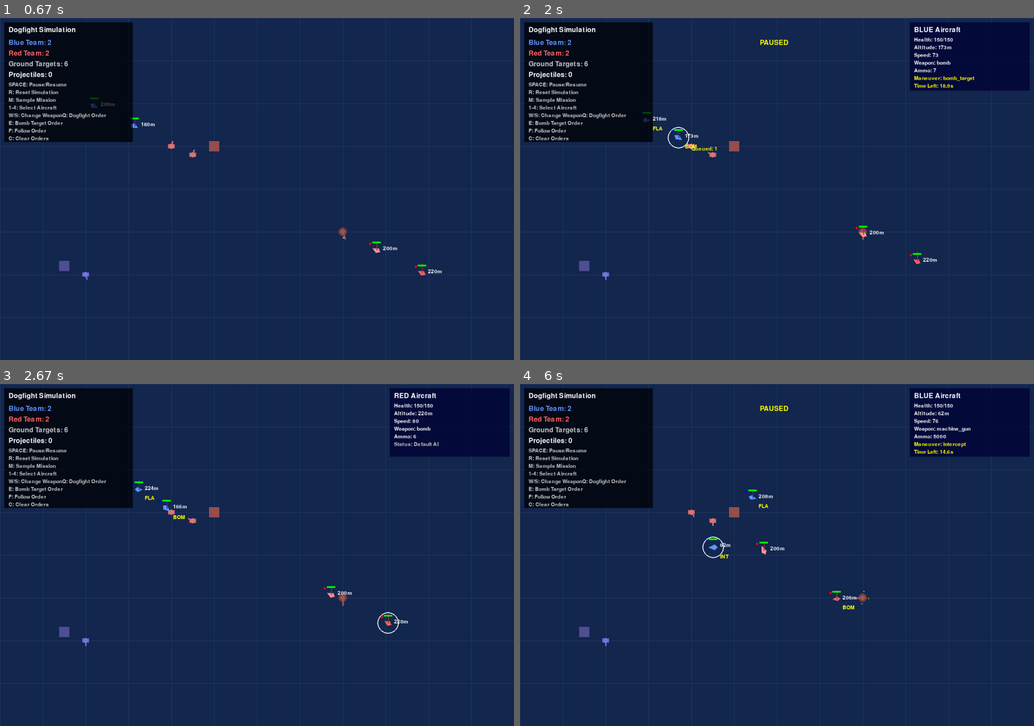
Above: before the commit, frames 1-4 (two rows, left to right).
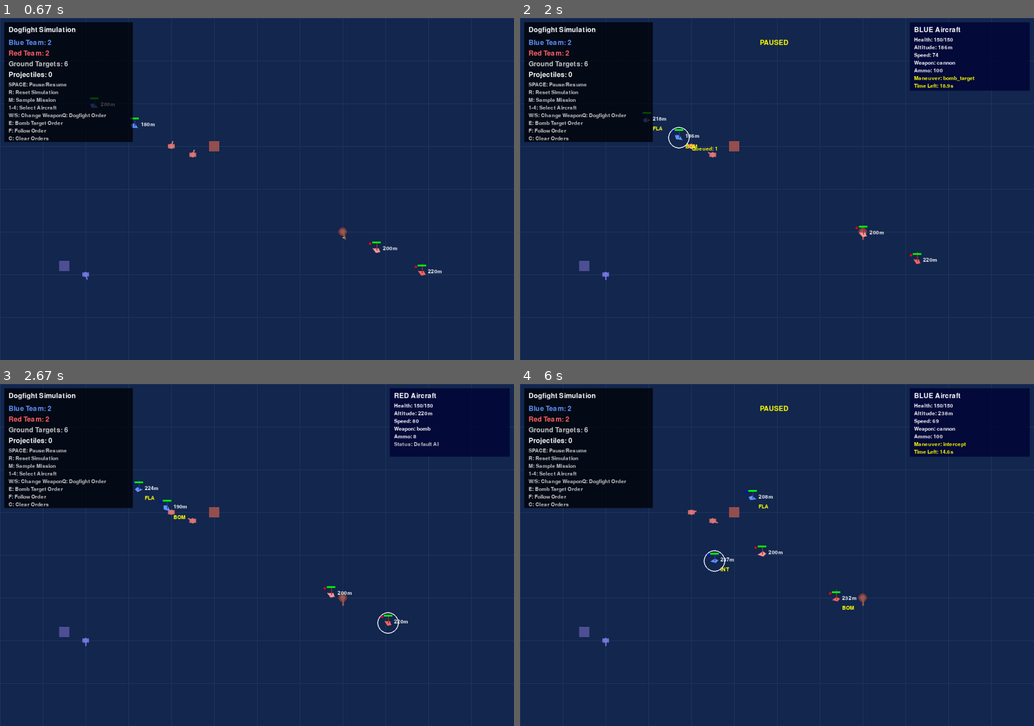
Above: after the commit, the same moments.

Repository: rrmhearts/dogfight
Game: pygame game, started from sim_pygame.py
Same seed, same stepped clock (60 frames per second), same inputs: the game is played once before the commit and once after it.
Inputs:
- Up to frame 1 (0.67 s): tap Enter at 0.33 s
- Up to frame 2 (2 s): tap M at 0.67 s; tap 1 at 1 s; tap G at 1.33 s; hold W from 1.67 s (still down); tap Space at 1.73 s; tap 2 at 1.82 s
- Up to frame 3 (2.67 s): tap Space at 2.03, 2.23, 2.57 s; release W at 2.13 s; hold S 2.17-2.47 s; tap 3 at 2.32 s; hold W from 2.5 s (still down)
- Up to frame 4 (6 s): release W at 2.87 s; hold S 2.9-3.27 s; tap Space at 2.97, 3.37, 4.03, 4.37, 4.77, 5.17, 5.83 s; tap 2 at 3.05, 4.12, 5.25 s; hold W 3.3-3.6 s; tap 3 at 3.45, 4.45 s; tap E at 3.63 s; hold S 3.97-4.27 s; hold W 4.3-4.67 s; hold S 4.7-5.07 s; hold W 5.1-5.4 s; tap I at 5.43 s; hold S from 5.77 s (still down)

Frame 1 is identical in both runs. In frame 2, 0.2% of the frame differs, in the area x 28-85%, y 8-39%; in frame 3, less than 0.1%; in frame 4, 0.6%, in the area x 33-88%, y 8-66%.

Commit message:
latest ground attack, needs tested

Diff:
--- a/sim_pygame.py
+++ b/sim_pygame.py
@@ -236,8 +236,13 @@
             return
 
         # Apply gravity to bombs
+        # Enhanced gravity for bombs
         if self.config.weapon_type == WeaponType.BOMB:
             self.velocity[2] -= 200 * dt  # Gravity acceleration
+
+            # Add slight air resistance for realism
+            drag_factor = 0.98
+            self.velocity *= drag_factor
 
         # Missile tracking
         if self.config.tracking and self.target and hasattr(self.target, 'alive') and self.target.alive:
@@ -265,32 +270,30 @@
         self.pos += self.velocity * dt
 
         # Check for ground impact (for bombs and other projectiles)
-        if self.pos[2] <= 0:  # Hit ground
+        if self.pos[2] <= 5:  # Hit ground
             self.pos[2] = 0  # Clamp to ground level
-
-            # Calculate blast damage for all nearby ground targets
-            if ground_targets and self.config.blast_radius > 0:
+            print(f"Projectile impact at ({self.pos[0]:.1f}, {self.pos[1]:.1f})")
+
+            # Ground target damage calculation
+            if ground_targets:
                 for target in ground_targets:
                     if target.alive and target.team != self.team:
-                        distance_2d = np.linalg.norm(self.pos[:2] - target.pos[:2])
-                        print("gt dist: ", distance_2d)
-                        if distance_2d <= self.config.blast_radius:
-                            # Calculate damage falloff
-                            damage_factor = max(0.2, 1.0 - (distance_2d / self.config.blast_radius))
+                        impact_distance = np.linalg.norm(self.pos[:2] - target.pos[:2])
+
+                        # Direct hit check (higher priority)
+                        if impact_distance <= target.size + 15:
+                            damage = self.config.damage
+                            print(f"DIRECT HIT on {target.target_type}! Damage: {damage}")
+                            target.take_damage(damage)
+                            self.active = False
+                            return
+
+                        # Blast damage check
+                        elif self.config.blast_radius > 0 and impact_distance <= self.config.blast_radius:
+                            damage_factor = max(0.3, 1.0 - (impact_distance / self.config.blast_radius))
                             damage = self.config.damage * damage_factor
-                            print(f"Blast damage to {target.target_type}: {damage:.1f}, Distance: {distance_2d:.1f}")
+                            print(f"Blast damage to {target.target_type}: {damage:.1f} (distance: {impact_distance:.1f})")
                             target.take_damage(damage)
-
-            # Check for direct hits (higher damage, smaller radius)
-            elif ground_targets:
-                for target in ground_targets:
-                    if target.alive and target.team != self.team:
-                        distance_2d = np.linalg.norm(self.pos[:2] - target.pos[:2])
-                        direct_hit_radius = target.size + 10  # Slightly larger than target
-                        if distance_2d <= direct_hit_radius:
-                            print(f"Direct hit on {target.target_type}! Damage: {self.config.damage}")
-                            target.take_damage(self.config.damage)
-                            break
 
             self.active = False
             return
@@ -547,7 +550,7 @@
                 self.try_fire_weapon()
 
     def execute_bomb_target(self, dt, maneuver, ground_targets):
-        """Execute bombing run on ground target"""
+        """Execute bombing run with improved targeting logic"""
         if not maneuver.target or not maneuver.target.alive:
             # Find new ground target if original is destroyed
             nearest_target, _ = self.find_nearest_ground_target(ground_targets)
@@ -558,57 +561,116 @@
 
         target = maneuver.target
         to_target = target.pos - self.pos
-        distance = np.linalg.norm(to_target)
-
-        # Get proper trajectory
-        target_heading, target_pitch = self.calculate_bomb_trajectory(target.pos)
-
-        # Turn towards target
-        self.turn_towards_heading(target_heading, dt)
-
-        # Adjust pitch for bombing run
-        pitch_diff = target_pitch - self.pitch
-        max_pitch_rate = 1.0 * dt  # radians per second
-        if abs(pitch_diff) <= max_pitch_rate:
-            self.pitch = target_pitch
-        else:
-            self.pitch += max_pitch_rate if pitch_diff > 0 else -max_pitch_rate
-
-        # # Turn towards target
-        # desired_heading = math.atan2(to_target[1], to_target[0])
-        # self.turn_towards_heading(desired_heading, dt)
-
-        # Maintain bombing altitude
-        desired_altitude = maneuver.parameters.get('altitude', 300)
-        self.adjust_altitude(desired_altitude, dt)
-        # This uses the existing physics system in ai_update
-        ## Move forward
-        ## self.accelerate(dt)
-
-        # Fire bombs when in range and properly aligned
-        if distance < 400 and distance > 50:  # Bombing range
-            heading_diff = abs(self.heading - target_heading)
-            if heading_diff < 0.3:  # Within ~17 degrees
+        horizontal_distance = np.linalg.norm(to_target[:2])
+
+        # Initialize bombing phases
+        if 'phase' not in self.maneuver_state:
+            self.maneuver_state['phase'] = 'approach'
+            self.maneuver_state['bombing_run_started'] = False
+
+        # Phase 1: Approach and climb to bombing altitude
+        if self.maneuver_state['phase'] == 'approach':
+            bomb_altitude = maneuver.parameters.get('altitude', 300)
+
+            # Climb to bombing altitude
+            if self.pos[2] < bomb_altitude - 30:
+                self.adjust_altitude(bomb_altitude, dt)
+
+                # Head towards target area during climb
+                desired_heading = math.atan2(to_target[1], to_target[0])
+                self.turn_towards_heading(desired_heading, dt)
+
+            else:
+                # Reached altitude, begin bombing run
+                self.maneuver_state['phase'] = 'bombing_run'
+                print(f"Beginning bombing run on {target.target_type}")
+
+        # Phase 2: Execute bombing run
+        elif self.maneuver_state['phase'] == 'bombing_run':
+            # Get proper trajectory for bomb drop
+            target_heading, target_pitch = self.calculate_bomb_trajectory(target.pos)
+
+            # Turn towards proper heading
+            self.turn_towards_heading(target_heading, dt)
+
+            # Maintain level flight for accuracy
+            self.adjust_altitude(maneuver.parameters.get('altitude', 300), dt)
+
+            # Check if we're aligned for bombing
+            heading_error = abs(self.heading - target_heading)
+            altitude_ok = abs(self.pos[2] - maneuver.parameters.get('altitude', 300)) < 50
+
+            # Calculate optimal bomb release point
+            physics_optimal_distance = self.calculate_bomb_release_distance(target.pos)
+
+            # Drop bombs when conditions are right
+            if (horizontal_distance < physics_optimal_distance + 50 and
+                horizontal_distance > physics_optimal_distance - 20 and
+                heading_error < 0.2 and  # Within ~11 degrees
+                altitude_ok):
+
                 # Switch to bomb weapon
                 for i, weapon in enumerate(self.weapons):
                     if weapon.weapon_type == WeaponType.BOMB and weapon.ammo_count > 0:
                         self.current_weapon = i
                         break
 
-                # Fire if we have bombs
-                if (self.weapons[self.current_weapon].weapon_type == WeaponType.BOMB and
+                # Drop bomb
+                current_weapon = self.weapons[self.current_weapon]
+                if (current_weapon.weapon_type == WeaponType.BOMB and
                     self.weapon_cooldowns[self.current_weapon] <= 0):
+
+                    print(f"BOMBS AWAY! Distance: {horizontal_distance:.1f}, Optimal: {physics_optimal_distance:.1f}")
                     projectile = self.fire_weapon()
                     if projectile:
-                        print(f"Bombing {target.target_type} at distance {distance:.1f}")
                         return projectile
 
-        # If no bombs left, switch to other ground-attack weapons
-        if self.weapons[self.current_weapon].ammo_count <= 0:
-            for i, weapon in enumerate(self.weapons):
-                if weapon.can_target_ground and weapon.ammo_count > 0:
-                    self.current_weapon = i
-                    break
+            # If we've passed the target, complete the run
+            if horizontal_distance < 50:
+                self.maneuver_state['phase'] = 'egress'
+
+        # Phase 3: Egress (leave target area)
+        elif self.maneuver_state['phase'] == 'egress':
+            # Continue current heading to clear target area
+            egress_distance = 200
+            if horizontal_distance > egress_distance:
+                # Far enough away, can end maneuver or start new attack run
+                if any(w.weapon_type == WeaponType.BOMB and w.ammo_count > 0 for w in self.weapons):
+                    # Have more bombs, start new run
+                    self.maneuver_state['phase'] = 'approach'
+                # Otherwise maneuver will end naturally when timer expires
+
+    def calculate_bomb_release_distance(self, target_pos):
+        """Calculate optimal distance from target to release bomb"""
+        # Aircraft state
+        altitude = self.pos[2]
+        forward_speed = np.linalg.norm(self.velocity[:2])
+
+        # Physics constants
+        gravity = 200.0
+        initial_bomb_downward_velocity = 50.0
+
+        # Calculate fall time
+        if altitude > target_pos[2]:
+            altitude_diff = altitude - target_pos[2]
+
+            # Solve quadratic equation for fall time
+            a = 0.5 * gravity
+            b = initial_bomb_downward_velocity
+            c = -altitude_diff
+
+            discriminant = b*b - 4*a*c
+            if discriminant >= 0:
+                fall_time = (-b + math.sqrt(discriminant)) / (2*a)
+            else:
+                fall_time = 1.0  # Fallback
+
+            # Distance bomb travels horizontally during fall
+            horizontal_bomb_travel = forward_speed * fall_time * 0.9  # 90% of aircraft speed
+
+            return horizontal_bomb_travel
+        else:
+            return 10.0  # Default distance
 
     def execute_follow(self, dt, maneuver):
         """Follow another aircraft"""
@@ -835,35 +897,65 @@
             self.maneuver_state.clear()
 
     def calculate_bomb_trajectory(self, target_pos):
-        """Calculate proper bombing trajectory accounting for altitude and velocity"""
+        """Calculate proper bombing trajectory with realistic ballistic physics"""
         if not target_pos.any():
             return self.heading, self.pitch
 
-        # Calculate horizontal distance to target
-        horizontal_distance = np.linalg.norm(target_pos[:2] - self.pos[:2])
-        altitude_difference = self.pos[2] - target_pos[2]
-
-        # Calculate required heading to target
-        to_target = target_pos - self.pos
-        target_heading = math.atan2(to_target[1], to_target[0])
-
-        # Calculate dive angle for bombing (simple ballistic calculation)
-        # Account for forward velocity and gravity
-        if horizontal_distance > 0:
-            # Simple approximation for bomb drop angle
-            forward_speed = np.linalg.norm(self.velocity[:2])
-            if forward_speed > 0:
-                # Time to fall from current altitude
-                fall_time = math.sqrt(2 * altitude_difference / 200)  # 200 is gravity constant
-                # Horizontal distance covered during fall
-                horizontal_travel = forward_speed * fall_time
-                # Adjust target point
-                lead_distance = max(0, horizontal_travel - horizontal_distance * 0.5)
-                target_pitch = -math.atan(altitude_difference / (horizontal_distance + lead_distance))
+        # Current aircraft state
+        aircraft_pos = self.pos
+        aircraft_velocity = self.velocity
+
+        # Calculate horizontal distance and altitude difference
+        horizontal_distance = np.linalg.norm(target_pos[:2] - aircraft_pos[:2])
+        altitude_difference = aircraft_pos[2] - target_pos[2]
+
+        # Physics constants
+        gravity = 200.0  # Same as in projectile update
+        forward_speed = np.linalg.norm(aircraft_velocity[:2])
+
+        if horizontal_distance > 0 and altitude_difference > 0:
+            # Calculate time for bomb to fall (accounting for initial downward velocity)
+            initial_downward_velocity = 50.0  # From fire_weapon method
+            # Using kinematic equation: h = v0*t + 0.5*g*t^2
+            # Solving quadratic equation for fall time
+            a = 0.5 * gravity
+            b = initial_downward_velocity
+            c = -altitude_difference
+
+            discriminant = b*b - 4*a*c
+            if discriminant >= 0:
+                fall_time = (-b + math.sqrt(discriminant)) / (2*a)
             else:
-                target_pitch = -math.atan(altitude_difference / horizontal_distance)
+                fall_time = math.sqrt(2 * altitude_difference / gravity)  # Fallback
+
+            # Calculate where aircraft will be when bomb should be dropped
+            horizontal_travel_during_fall = forward_speed * fall_time
+
+            # Lead distance - drop bomb this far before target
+            lead_distance = horizontal_travel_during_fall * 0.9  # 80% compensation
+
+            # Calculate drop point
+            to_target_normalized = (target_pos[:2] - aircraft_pos[:2]) / horizontal_distance
+            drop_point = target_pos[:2] - to_target_normalized * lead_distance
+
+            # Calculate heading to drop point
+            to_drop_point = np.append(drop_point - aircraft_pos[:2], 0)
+            target_heading = math.atan2(to_drop_point[1], to_drop_point[0])
+
+            # Calculate optimal dive angle for approach
+            approach_distance = np.linalg.norm(to_drop_point[:2])
+            if approach_distance > 100:
+                # Shallow dive for approach
+                target_pitch = -0.1
+            else:
+                # Level flight for bomb release
+                target_pitch = 0.0
+
         else:
-            target_pitch = -math.pi / 4  # Default 45-degree dive
+            # Fallback for edge cases
+            to_target = target_pos - aircraft_pos
+            target_heading = math.atan2(to_target[1], to_target[0])
+            target_pitch = 0.0
 
         return target_heading, target_pitch
 
@@ -1270,8 +1362,25 @@
             color = (255, 100, 0)
             size = 4
         elif projectile.config.weapon_type == WeaponType.BOMB:
-            color = (255, 150, 100)
-            size = 6
+            # Larger, more visible bombs
+            size = max(4, int(8 - z / 50))  # Size changes with altitude
+            color = (255, 180, 100)  # Orange color
+
+            # Draw bomb body
+            pygame.draw.circle(self.screen, color, (x, y), size)
+
+            # Draw falling trail
+            if projectile.velocity[2] < -10:  # Falling
+                trail_length = min(30, int(abs(projectile.velocity[2]) / 5))
+                trail_start_z = projectile.pos[2] + trail_length
+                trail_x, trail_y, _ = self.project_3d_to_2d([projectile.pos[0], projectile.pos[1], trail_start_z])
+                pygame.draw.line(self.screen, (150, 100, 50), (trail_x, trail_y), (x, y), 2)
+
+            # Altitude indicator
+            if z > 50:
+                alt_text = f"{int(z)}m"
+                text = self.small_font.render(alt_text, True, (255, 255, 255))
+                self.screen.blit(text, (x + 8, y - 8))
         else:  # Cannon
             color = (255, 200, 0)
             size = 3
Not shown, added: README.md
